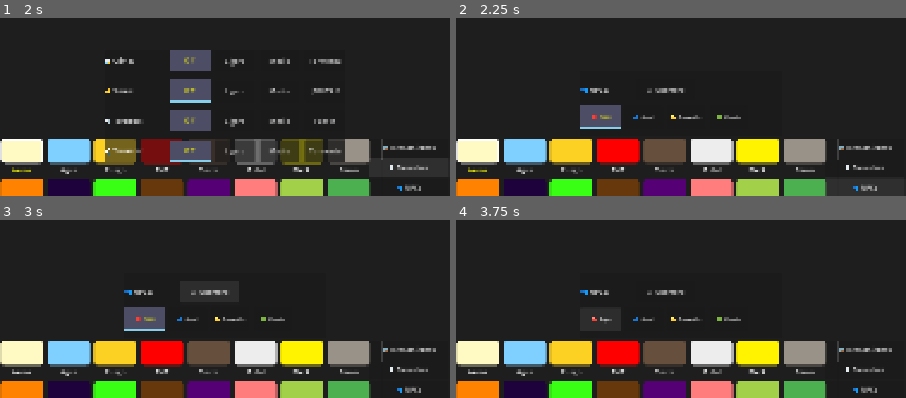
Above: before the commit, frames 1-4 (two rows, left to right).
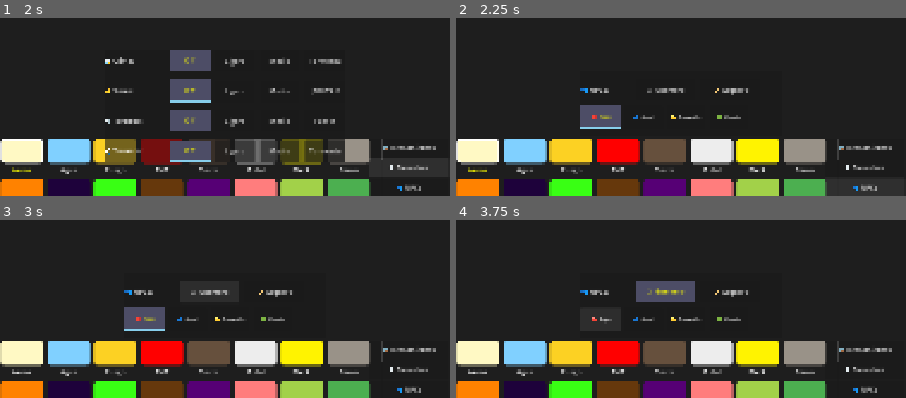
Above: after the commit, the same moments.

Repository: OmarSaez/Sandbox-game
Game: Godot game, scene res://scenes/main/main_scene.tscn
The game is run twice, just before and just after one commit, with the same random seed, the same clock (stepped at 60 frames per second) and the same inputs.
Inputs:
- Up to frame 1 (2 s): click "🛠️ Herramientas" at 0.5 s; click "🌪️ Desastres" at 1.25 s
- Up to frame 2 (2.25 s): click "👥 NPCs" at 2 s
- Up to frame 3 (3 s): click "⚔️ Guerrero" at 2.75 s
- Up to frame 4 (3.75 s): click "🔴 Rojo" at 3.5 s

Frame 1 is identical in both runs. In frame 2, 0.2% of the frame differs, in the area x 57-65%, y 39-44%; in frame 3, 0.2%; in frame 4, 1.7%, in the area x 40-65%, y 34-47%.

Commit message:
Se agregand arquetos NPC y guerreros

Diff:
--- a/sandbox/scripts/sandbox/sandbox_grid.gd
+++ b/sandbox/scripts/sandbox/sandbox_grid.gd
@@ -32,7 +32,8 @@
 var npc_panel: PanelContainer
 var selected_team: int = 0
 var mouse_was_pressed: bool = false
-var active_npcs = [] # Array of dicts: { "pos": Vector2i, "team": int, "dir": int }
+var active_npcs = [] # Array of dicts: { "pos": Vector2i, "team": int, "dir": int, "type": string, "hp": float, etc }
+var active_projectiles = [] # { pos: Vector2, vel: Vector2, team: int, type: string }
 var npc_update_timer: float = 0.0
 
 var tr = {
@@ -77,6 +78,7 @@
 		"reset": "Limpiar Todo",
 		"npc": "👥 NPCs",
 		"warrior": "⚔️ Guerrero",
+		"archer": "🏹 Arquero",
 		"team_red": "🔴 Rojo",
 		"team_blue": "🔵 Azul",
 		"team_yellow": "🟡 Amarillo",
@@ -123,6 +125,7 @@
 		"reset": "Clear All",
 		"npc": "👥 NPCs",
 		"warrior": "⚔️ Warrior",
+		"archer": "🏹 Archer",
 		"team_red": "🔴 Red",
 		"team_blue": "🔵 Blue",
 		"team_yellow": "🟡 Yellow",
@@ -292,6 +295,14 @@
 	_register_material(36, Color.YELLOW, SandboxMaterial.Tags.NPC | SandboxMaterial.Tags.GRAV_STATIC)
 	# 37: Team Green
 	_register_material(37, Color.GREEN, SandboxMaterial.Tags.NPC | SandboxMaterial.Tags.GRAV_STATIC)
+
+	# --- ARCHER SYSTEM ---
+	# 40: Archer Master
+	_register_material(40, Color("#228B22"), SandboxMaterial.Tags.NPC | SandboxMaterial.Tags.GRAV_STATIC)
+	# 41: Archer Cloth
+	_register_material(41, Color("#8B4513"), SandboxMaterial.Tags.NPC | SandboxMaterial.Tags.GRAV_STATIC)
+	# 42: Arrow Pixel
+	_register_material(42, Color("#D2B48C"), SandboxMaterial.Tags.SOLID | SandboxMaterial.Tags.GRAV_STATIC)
 
 	# UI SETUP (Must happen AFTER materials are registered)
 	_setup_main_ui_containers()
@@ -514,6 +525,7 @@
 
 	tools_btn.pressed.connect(func():
 		disaster_panel.visible = false
+		if is_instance_valid(npc_panel): npc_panel.visible = false
 		tools_panel.visible = !tools_panel.visible
 	)
 
@@ -618,6 +630,7 @@
 
 	disaster_btn.pressed.connect(func():
 		tools_panel.visible = false
+		if is_instance_valid(npc_panel): npc_panel.visible = false
 		disaster_panel.visible = !disaster_panel.visible
 	)
 
@@ -811,10 +824,10 @@
 			icon_pnl.add_theme_stylebox_override("panel", highlight_style)
 			label.remove_theme_color_override("font_color")
 
-	# 2. Update Tool/Disaster Highlights (Buttons)
+	# 2. Update Tool/Disaster/NPC Highlights (Buttons)
 	for key in ui_elements:
 		var node_data = ui_elements[key]
-		if key.contains("_btn_"):
+		if key.contains("_btn"):
 			var btn = node_data
 			if node_data is Array: btn = node_data[0]
 
@@ -841,6 +854,8 @@
 					if int(key.split("_")[-1]) == tsunami_intensity: is_active = true
 				elif key == "warrior_btn":
 					if selected_material == 30: is_active = true
+				elif key == "archer_btn":
+					if selected_material == 40: is_active = true
 				elif key.begins_with("team_btn_"):
 					var idx = int(key.split("_")[-1])
 					if idx == selected_team: is_active = true
@@ -901,6 +916,9 @@
 
 	# NPC AI & Physics
 	_process_npcs(delta)
+
+	# Projectiles (Arrows)
+	_process_projectiles(delta)
 
 	# Weather system
 	_process_weather()
@@ -1619,6 +1637,17 @@
 		)
 		ui_elements["warrior_btn"] = warrior_btn
 		npc_row.add_child(warrior_btn)
+		var archer_btn = Button.new()
+		archer_btn.text = tr[current_language]["archer"]
+		archer_btn.custom_minimum_size = Vector2(120 * s, 45 * s)
+		archer_btn.add_theme_font_size_override("font_size", 14 * s)
+		archer_btn.pressed.connect(func():
+			selected_material = 40 # Archer Material
+			_update_highlights()
+		)
+		ui_elements["archer_btn"] = archer_btn
+		npc_row.add_child(archer_btn)
+
 		v_box.add_child(npc_row)
 
 		# Teams Row
@@ -1643,13 +1672,18 @@
 	var start_x = x - 1
 	var start_y = y - 4
 
+	var n_type = "warrior"
+	if selected_material == 40 or selected_material == 41: n_type = "archer"
+
 	# Register in entity list
 	var new_npc = {
 		"pos": Vector2i(start_x, start_y),
 		"team": selected_team,
 		"dir": 1 if randf() > 0.5 else -1,
+		"type": n_type,
 		"hp": 100.0,
-		"attack_cooldown": 0.0
+		"attack_cooldown": 0.0,
+		"hit_flash": 0
 	}
 	active_npcs.append(new_npc)
 
@@ -1661,11 +1695,18 @@
 	var sy = npc.pos.y
 	var team_mat = 34 + npc.team
 
-	var m_head = 31 if override_mat == -1 else override_mat
+	var is_archer = npc.type == "archer"
+	var is_flashing = npc.hit_flash > 0
+
+	var m_head = (41 if is_archer else 31) if override_mat == -1 else override_mat
 	var m_skin = 33 if override_mat == -1 else override_mat
-	var m_body = 32 if override_mat == -1 else override_mat
+	var m_body = (40 if is_archer else 32) if override_mat == -1 else override_mat
 	var m_legs = 31 if override_mat == -1 else override_mat
 	var m_team = team_mat if override_mat == -1 else override_mat
+
+	# Override for hit flash (White color)
+	if is_flashing and override_mat == -1:
+		m_head = 7; m_skin = 7; m_body = 7; m_legs = 7; m_team = 7
 
 	# HEAD
 	_set_cell(sx, sy, m_head)
@@ -1685,18 +1726,19 @@
 
 func _process_npcs(delta):
 	npc_update_timer += delta
-	if npc_update_timer < 0.05: return # ~20 FPS for NPCs
+	if npc_update_timer < 0.05: return
 	npc_update_timer = 0.0
 
 	var dead_indices = []
 
 	for i in range(active_npcs.size()):
 		var npc = active_npcs[i]
-
-		# 0. Damage from Environment (Acid, Lava, etc)
+		if npc.hit_flash > 0: npc.hit_flash -= 1
+
+		# 0. Damage from Environment
 		if _check_npc_environment_damage(npc):
 			if npc.hp <= 0:
-				_draw_npc_pixels(npc, 0) # Clear pixels
+				_draw_npc_pixels(npc, 0)
 				dead_indices.append(i)
 				continue
 
@@ -1707,53 +1749,132 @@
 		if npc.attack_cooldown > 0: npc.attack_cooldown -= 0.05
 
 		# 2. AI: DETECT ENEMIES
-		var target = _find_closest_enemy(npc, 120.0) # 120px radar
+		var target = _find_closest_enemy(npc, 180.0) # Larger range for archers
+		var is_attacking = false
+
 		if target:
 			var dist_x = target.pos.x - np.x
-			npc.dir = 1 if dist_x > 0 else -1
-
-			# Attack range check (Approx 5-6px)
-			if abs(dist_x) < 6 and abs(target.pos.y - np.y) < 6:
-				if npc.attack_cooldown <= 0:
-					_attack_npc(npc, target)
-					npc.attack_cooldown = 0.6 # Attack every 0.6s
+			var dx_abs = abs(dist_x)
+			var dy_abs = abs(target.pos.y - np.y)
+
+			if npc.type == "warrior":
+				npc.dir = 1 if dist_x > 0 else -1
+				if dx_abs < 6 and dy_abs < 6:
+					is_attacking = true
+					if npc.attack_cooldown <= 0:
+						_attack_npc(npc, target)
+						npc.attack_cooldown = 0.6
+				if dx_abs < 4: npc.dir = 0
+			else: # ARCHER AI
+				if dx_abs > 120: # Approach
+					npc.dir = 1 if dist_x > 0 else -1
+				elif dx_abs < 50: # Too close, retreat
+					npc.dir = -1 if dist_x > 0 else 1
+					is_attacking = true # SHOOT WHILE RUNNING
+					if npc.attack_cooldown <= 0:
+						_shoot_arrow(npc, target)
+						npc.attack_cooldown = 1.5 # Slower reload when stressed
+				else: # Perfect range
+					npc.dir = 0
+					is_attacking = true
+					if npc.attack_cooldown <= 0:
+						_shoot_arrow(npc, target)
+						npc.attack_cooldown = 1.1
 
 		# 3. PHYSICS & MOVEMENT
-		# GRAVITY
 		if _can_npc_fit(np.x, np.y + 1):
 			np.y += 1
 		else:
-			# 4. WALK & CLIMB
-			if not target: # Random roam if no target
-				if randf() < 0.02: npc.dir = -npc.dir
-
-			var tx = np.x + npc.dir
-			var found_move = false
-			for h in range(2, -9, -1):
-				if _can_npc_fit(tx, np.y + h):
-					if not _can_npc_fit(tx, np.y + h + 1):
-						np.x = tx
-						np.y += h
-						found_move = true
-						break
-
-			if not found_move:
-				npc.dir = -npc.dir
+			if not target and randf() < 0.02: npc.dir = 1 if randf() > 0.5 else -1
+			if npc.dir != 0:
+				var tx = np.x + npc.dir
+				var found_move = false
+				var scan_range = range(2, -9, -1) if not is_attacking else range(1, -2, -1)
+				for h in scan_range:
+					if _can_npc_fit(tx, np.y + h):
+						if not _can_npc_fit(tx, np.y + h + 1):
+							np.x = tx; np.y += h
+							found_move = true; break
+				if not found_move and not is_attacking: npc.dir = -npc.dir
 
 		npc.pos = np
-		# 5. Redraw
 		_draw_npc_pixels(npc)
-
-		# Check if dead after combat
 		if npc.hp <= 0:
-			_draw_npc_pixels(npc, 0) # Clear
+			_draw_npc_pixels(npc, 0)
 			dead_indices.append(i)
 
-	# Remove dead NPCs
-	dead_indices.sort()
-	dead_indices.reverse()
-	for idx in dead_indices:
-		active_npcs.remove_at(idx)
+	dead_indices.sort(); dead_indices.reverse()
+	for idx in dead_indices: active_npcs.remove_at(idx)
+
+func _shoot_arrow(npc, target):
+	var dx = float(target.pos.x - npc.pos.x)
+	var dy = float(target.pos.y - npc.pos.y)
+	var dir = 1 if dx > 0 else -1
+
+	# TRAJECTORY MATH (Parabolic compensation)
+	var vx = dir * 220.0 # Horizontal speed
+	var t = abs(dx) / 220.0 # Time to travel distance
+	if t < 0.05: t = 0.05 # Prevent division by zero
+
+	var arrow_gravity = 200.0
+	# Formula: dy = vy * t + 0.5 * g * t^2 -> vy = (dy / t) - (0.5 * g * t)
+	var vy = (dy / t) - (0.5 * arrow_gravity * t)
+
+	# Safety cap for vy
+	vy = clamp(vy, -160.0, 40.0)
+
+	active_projectiles.append({
+		"pos": Vector2(npc.pos.x + dir*2, npc.pos.y + 1),
+		"vel": Vector2(vx, vy),
+		"team": npc.team,
+		"type": "arrow",
+		"life": 2.5
+	})
+
+func _process_projectiles(delta):
+	var to_remove = []
+	for i in range(active_projectiles.size()):
+		var p = active_projectiles[i]
+		# Erase old (from grid)
+		_set_cell(int(p.pos.x), int(p.pos.y), 0)
+
+		p.pos += p.vel * delta
+		p.vel.y += 200.0 * delta # Gravity for arrow
+		p.life -= delta
+
+		var gx = int(p.pos.x)
+		var gy = int(p.pos.y)
+
+		# 1. World Bounds
+		if gx < 0 or gx >= grid_width or gy < 0 or gy >= grid_height or p.life <= 0:
+			to_remove.append(i); continue
+
+		# 2. NPC Collision
+		var hit_npc = null
+		for other in active_npcs:
+			if other.team != p.team:
+				# 2x5 simple bbox
+				if gx >= other.pos.x and gx <= other.pos.x + 1 and gy >= other.pos.y and gy <= other.pos.y + 4:
+					hit_npc = other; break
+
+		if hit_npc:
+			hit_npc.hp -= 40.0 # High damage (3 arrows = kill)
+			hit_npc.hit_flash = 4 # Flash white for 4 frames
+			# Visual sparks on impact
+			for j in range(5):
+				visual_sparks.append({"x":float(gx),"y":float(gy),"vx":randf_range(-40,40),"vy":randf_range(-40,0),"color":Color.WHITE,"life":0.3})
+			to_remove.append(i); continue
+
+		# 3. Grid Collision (Solids)
+		var tid = _get_cell(gx, gy)
+		if tid != 0 and tid != 15 and tid != 3 and tid != 17:
+			to_remove.append(i); continue # Stuck in ground
+
+		# Draw new
+		_set_cell(gx, gy, 42)
+
+	to_remove.reverse()
+	for idx in to_remove: active_projectiles.remove_at(idx)
 
 func _find_closest_enemy(me, radar_range):
 	var closest = null
@@ -1781,9 +1902,24 @@
 			"life": randf_range(0.3, 0.6)
 		})
 
-	# Small Jump animation for attacker
-	if _can_npc_fit(attacker.pos.x, attacker.pos.y - 2):
-		attacker.pos.y -= 2
+	# Small Jump animation for attacker (Reduced to 1px to avoid climbing over enemy)
+	if _can_npc_fit(attacker.pos.x, attacker.pos.y - 1):
+		attacker.pos.y -= 1
+
+	# KNOCKBACK (35% chance to push victim 6-12px back)
+	if randf() < 0.35:
+		var push_dir = 1 if attacker.pos.x < victim.pos.x else -1
+		var dist = randi_range(6, 12)
+		# Find furthest possible push spot (Check 6, 5, 4...)
+		for d in range(dist, 0, -1):
+			var new_x = victim.pos.x + push_dir * d
+			var new_y = victim.pos.y - 2 # Lift 2px up!
+			if _can_npc_fit(new_x, new_y):
+				_draw_npc_pixels(victim, 0) # Clear OLD
+				victim.pos.x = new_x
+				victim.pos.y = new_y
+				_draw_npc_pixels(victim)   # Redraw NEW
+				break
 
 func _check_npc_environment_damage(npc) -> bool:
 	var took_damage = false
@@ -2125,5 +2261,6 @@
 	tags_array.fill(0)
 	surface_cache.fill(0)
 	active_npcs.clear()
+	active_projectiles.clear()
 	_update_texture()
 	_update_highlights()
